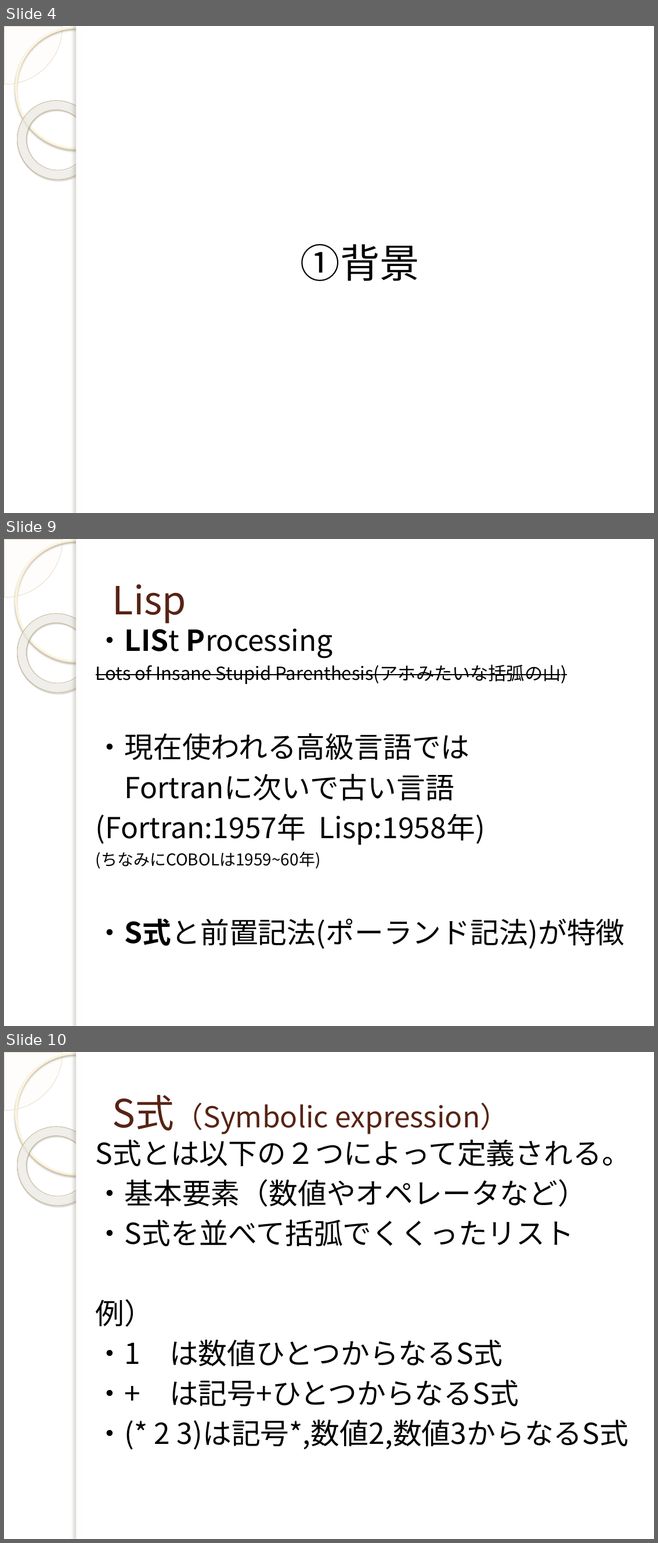
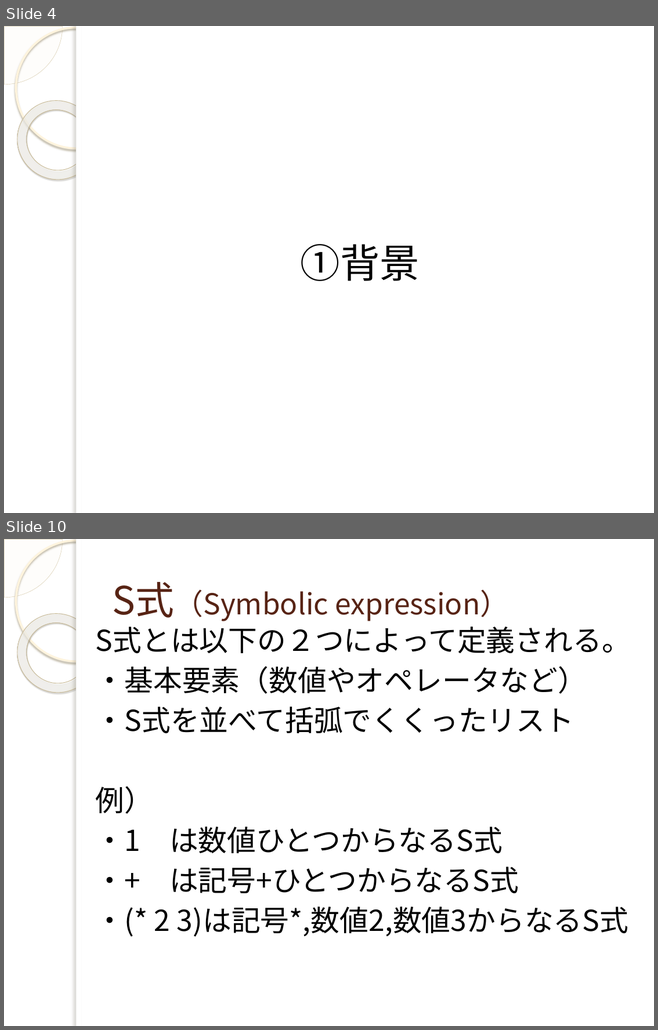
Before and after one commit to yuridonus/FEstudy, a slide deck: hateful_excel.pptx. Shown one above the other, each under a label of ours: slides 4, 9 and 10 before the commit, slides 4 and 10 after it; the slides between them are not shown. The pictures are 658x1543 and 658x1030 pixels, drawn with LibreOffice and Linux fonts; fonts in the diff are those of the drawing; background and template pictures are left out. Boxes give left, top, right and bottom in pixels: in the first picture for what was removed or moved away, otherwise in the second. Text is boxed around its words. In the diff, an @@ line names an element or a change of style, - is before the commit and + after.

```diff
--- a/hateful_excel.pptx
+++ b/hateful_excel.pptx
@@ slide 9 removed at (4, 539, 654, 1026), background picture (left out); not listed: 5 template elements that a slide beside it also shows @@
@@ title removed at (112, 584, 186, 624) @@
-Lisp
@@ text removed at (96, 621, 625, 949) @@
-・LISt Processing
-Lots of Insane Stupid Parenthesis(アホみたいな括弧の山)
-・現在使われる高級言語では
-Fortranに次いで古い言語
-(Fortran:1957年 Lisp:1958年)
-(ちなみにCOBOLは1959~60年)
-・S式と前置記法(ポーランド記法)が特徴
```
Also in this commit, not shown: 3 slides changed, 4 slides added, 3 other slides removed, 1 other file.
